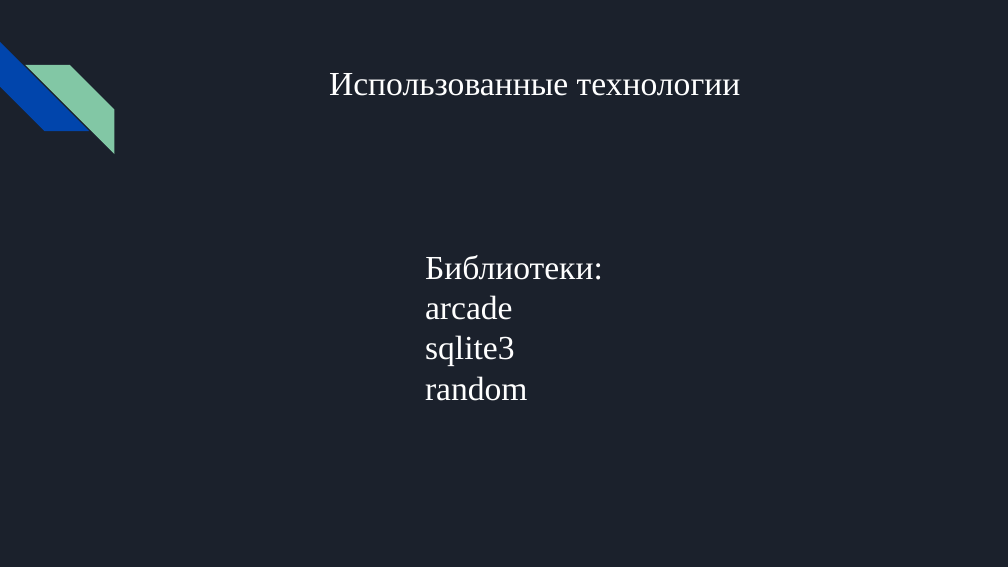
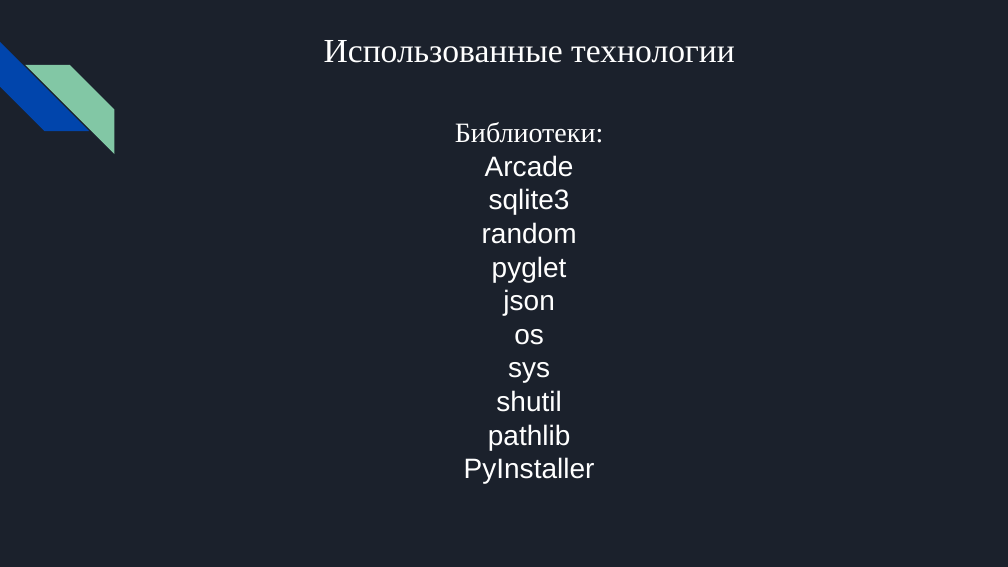
Before and after one commit to ShpakovskiVyacheslav/Arcade-project, a slide deck: slide 4 of documentation/Fish Hunter.pptx. Drawn at 1008x567 pixels with LibreOffice and Linux fonts; fonts in the diff are those of the drawing. Boxes give left, top, right and bottom in pixels: in the first picture for what was removed or moved away, otherwise in the second. Text is boxed around its words. In the diff, an @@ line names an element or a change of style, - is before the commit and + after.

```diff
--- a/documentation/Fish Hunter.pptx
+++ b/documentation/Fish Hunter.pptx
@@ title "Использованные технологии": place and size @@
-title "Использованные технологии" at (329, 73, 741, 96)
+title "Использованные технологии" at (324, 40, 735, 63)
@@ text "Библиотеки:": place and size @@
-text "Библиотеки:" at (425, 255, 603, 401)
+text "Библиотеки:" at (455, 122, 603, 483)
@@ text at (455, 122, 603, 244): size 24 to 20 pt in "Библиотеки:", "sqlite3", "random"; font Times New Roman to Arial in "sqlite3", "random"; alignment left to centre @@
@@ text at (485, 155, 574, 177): text changed; size 24 to 20 pt; font Times New Roman to Arial @@
-arcade
+Arcade
@@ text at (464, 256, 595, 483): paragraphs added @@
+pyglet
+json
+os
+sys
+shutil
+pathlib
+PyInstaller
```
Also in this commit, not shown: 4 other slides changed, 2 other files.
